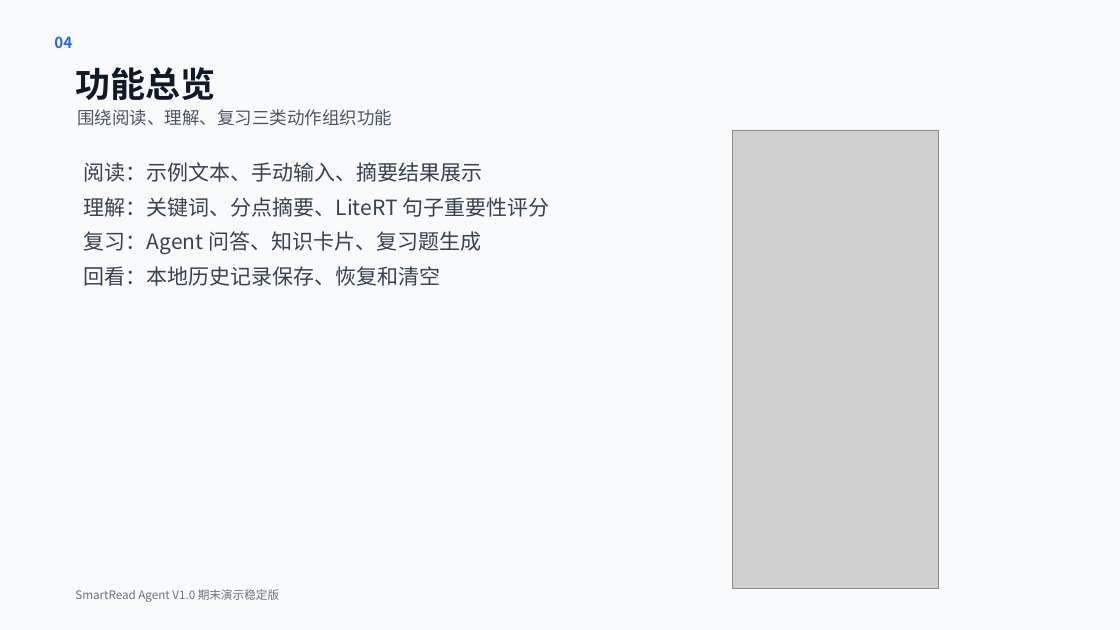
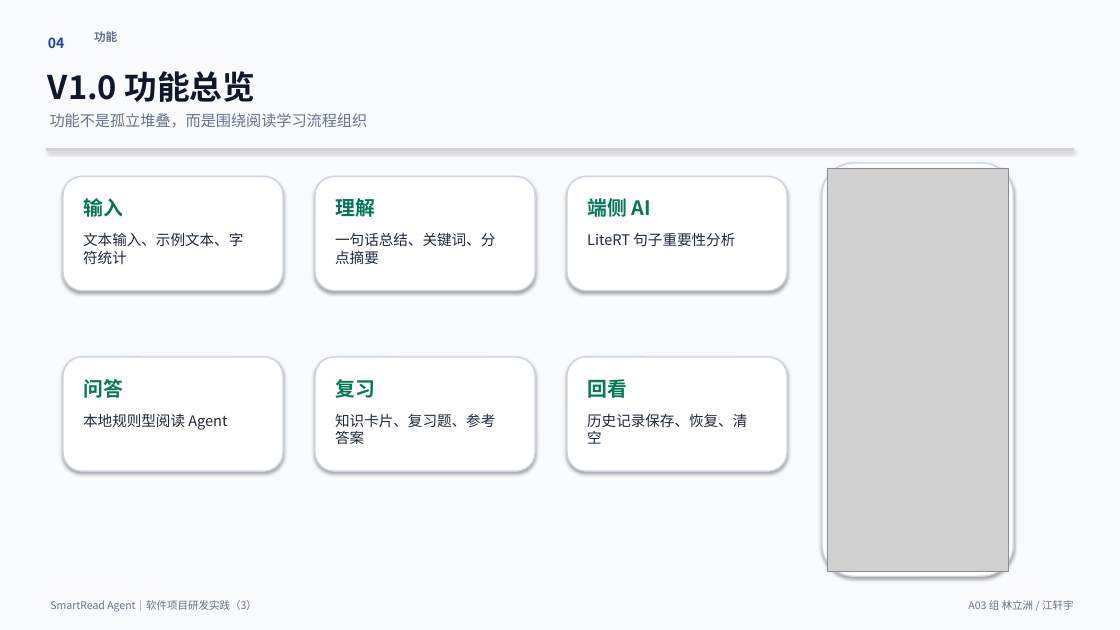
Before and after one commit to heixuan-vsmenghu/SmartRead-Agent-Android, a slide deck: slide 4 of docs/SmartReadAgent_期末演示PPT.pptx. Drawn at 1120x630 pixels with LibreOffice and Linux fonts; fonts in the diff are those of the drawing; grey boxes stand for pictures. Boxes give left, top, right and bottom in pixels: in the first picture for what was removed or moved away, otherwise in the second. Text is boxed around its words. In the diff, an @@ line names an element or a change of style, - is before the commit and + after.

Commit message:
docs: 重做正式版期末演示PPT

```diff
--- a/docs/SmartReadAgent_期末演示PPT.pptx
+++ b/docs/SmartReadAgent_期末演示PPT.pptx
@@ text "04" at [48, 37, 64, 48]: size 13 to 12 pt, text colour #2563EB to #1E40AF @@
@@ text at [94, 31, 117, 42]: text changed; size 30 to 10 pt; text colour #111827 to #64748B @@
-功能总览
+功能
@@ text at [48, 71, 256, 102]: text changed; size 15 to 28 pt; text colour #4B5563 to #0F172A; bold on @@
-围绕阅读、理解、复习三类动作组织功能
+V1.0 功能总览
@@ text added at [50, 113, 368, 128], 13 pt, text #64748B @@
+功能不是孤立堆叠，而是围绕阅读学习流程组织
@@ line added from (46, 150) to (1074, 150), #CBD5E1 2 pt @@
@@ rounded rectangle added at [63, 176, 283, 291], fill #FFFFFF, outline #CBD5E1 1.2 pt @@
@@ text removed at [84, 162, 550, 286] @@
-阅读：示例文本、手动输入、摘要结果展示
-理解：关键词、分点摘要、LiteRT 句子重要性评分
-复习：Agent 问答、知识卡片、复习题生成
-回看：本地历史记录保存、恢复和清空
@@ rounded rectangle added at [315, 176, 535, 291], fill #FFFFFF, outline #CBD5E1 1.2 pt @@
@@ rounded rectangle added at [567, 176, 787, 291], fill #FFFFFF, outline #CBD5E1 1.2 pt @@
@@ rounded rectangle added at [823, 163, 1014, 576], fill #FFFFFF, outline #CBD5E1 1.2 pt @@
@@ picture: place and size @@
-picture at [733, 130, 939, 588]
+picture at [828, 168, 1009, 571]
@@ text added at [83, 198, 123, 217], 17 pt, text #047857, bold @@
+输入
@@ text added at [335, 198, 375, 217], 17 pt, text #047857, bold @@
+理解
@@ text added at [587, 194, 650, 221], 17 pt, text #047857, bold @@
+端侧 AI
@@ text added at [83, 232, 243, 264], 12.5 pt, text #1E293B @@
+文本输入、示例文本、字符统计
@@ text added at [335, 232, 495, 264], 12.5 pt, text #1E293B @@
+一句话总结、关键词、分点摘要
@@ text added at [587, 232, 735, 247], 12.5 pt, text #1E293B @@
+LiteRT 句子重要性分析
@@ rounded rectangle added at [63, 357, 283, 471], fill #FFFFFF, outline #CBD5E1 1.2 pt @@
@@ rounded rectangle added at [315, 357, 535, 471], fill #FFFFFF, outline #CBD5E1 1.2 pt @@
@@ rounded rectangle added at [567, 357, 787, 471], fill #FFFFFF, outline #CBD5E1 1.2 pt @@
@@ text added at [83, 379, 123, 398], 17 pt, text #047857, bold @@
+问答
@@ text added at [335, 379, 375, 398], 17 pt, text #047857, bold @@
+复习
@@ text added at [587, 379, 627, 398], 17 pt, text #047857, bold @@
+回看
@@ text added at [83, 413, 227, 430], 12.5 pt, text #1E293B @@
+本地规则型阅读 Agent
@@ text added at [335, 413, 495, 444], 12.5 pt, text #1E293B @@
+知识卡片、复习题、参考答案
@@ text added at [587, 413, 747, 444], 12.5 pt, text #1E293B @@
+历史记录保存、恢复、清空
@@ text at [50, 600, 257, 612]: text changed; size 10 to 9 pt; text colour #6B7280 to #64748B @@
-SmartRead Agent V1.0 期末演示稳定版
+SmartRead Agent｜软件项目研发实践（3）
@@ text added at [968, 600, 1074, 610], 9 pt, text #64748B @@
+A03 组 林立洲 / 江轩宇
```
Also in this commit, not shown: 14 slides added, 13 slides removed, 6 other files.
